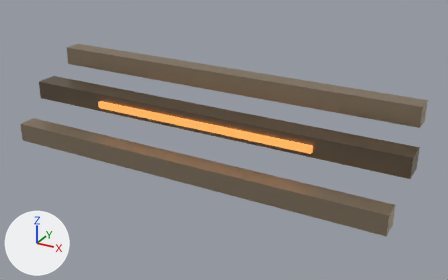
The glTF model public/assets/models/environments/refinery-pipe-rack-lod2.glb as it was, and as the next commit left it.
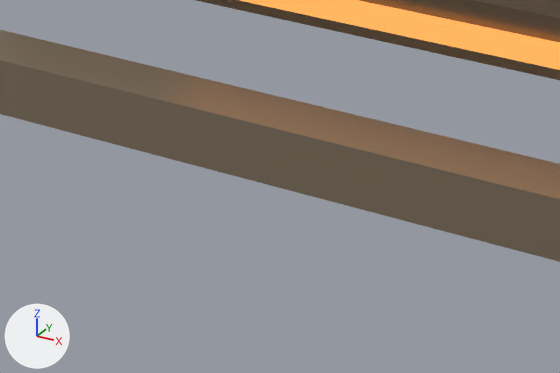
The first picture shows the older version from a camera (50 mm lens) standing at (2.7, -4.53, 3.55) and looking at (0.19, 0.03, 1.27). The close-ups show the older and then the newer version on the part from 11% to 48% of the width and 40% to 80% of the height of that picture. Only the edits that show in the close-ups are written down. The lights are fixed; the arrows at lower left show +X, +Y and +Z. Where no turn or scale is listed for an object, it has been applied to the vertices.

The older version as bpy lines, for what is in view:
```python
me_cube_0 = bpy.data.meshes.new('cube-0')
me_cube_0.from_pydata(...)  # a box spanning x -1.9..1.9, y -0.11..0.11, z -0.09..0.09
me_cube_0.materials.append(mat_refinery_structural)  # brown #817361
me_cube_1 = bpy.data.meshes.new('cube-1')
me_cube_1.from_pydata(...)  # a box spanning x -0.5..0.5, y -0.5..0.5, z -0.5..0.5
me_cube_1.materials.append(mat_refinery_shell)  # beige #a6957e
me_cube_2 = bpy.data.meshes.new('cube-2')
me_cube_2.from_pydata(...)  # a box spanning x -1.1..1.1, y -0.15..0.15, z -0.03..0.03
me_cube_2.materials.append(mat_refinery_hazard_emissive)  # orange #c28950, glowing orange #f9a250
ob_refinery_pipe_main_a = bpy.data.objects.new('refinery-pipe-main-a', me_cube_1)
ob_refinery_pipe_main_a.parent = ob_environment_root
ob_refinery_pipe_main_a.location = (0.0, -0.38, 1.12)
ob_refinery_pipe_main_a.scale = (3.7, 0.18, 0.18)
ob_refinery_pipe_rack_spine = bpy.data.objects.new('refinery-pipe-rack-spine', me_cube_0)
ob_refinery_pipe_rack_spine.location = (0.0, 0.0, 1.45)
ob_refinery_pipe_warning = bpy.data.objects.new('refinery-pipe-warning', me_cube_2)
ob_refinery_pipe_warning.location = (0.0, 0.0, 1.44)
```
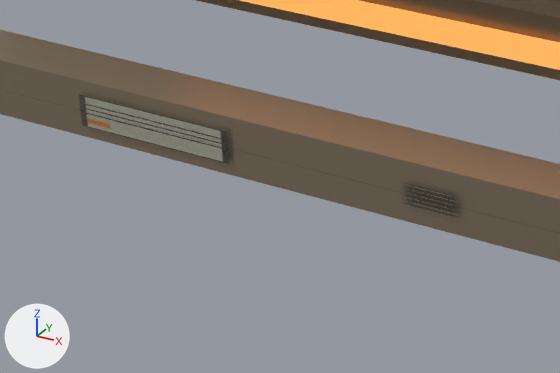
Location of each change, (x1, y1, x2, y2) in pixels of the close-ups (560 x 373 px):
'p28-b5-refinery-detail-atlas-pipeRack', added: after (79, 94, 455, 214)

What the commit changed:
Picture 'p28-b5-refinery-decal-atlas' (img_p28_b5_refinery_decal_atlas) is new.
Material 'refinery-detail-atlas' (mat_refinery_detail_atlas) is new.
Uses the picture img_p28_b5_refinery_decal_atlas.
Mesh me_p28_b5_refinery_detail_atlas is new.
It has 12 vertices, 6 faces and spans x -1.48..1.48, y -0.48, z 1.01..1.23.
It uses material mat_refinery_detail_atlas.
Object 'p28-b5-refinery-detail-atlas-pipeRack' (ob_p28_b5_refinery_detail_atlas_piperack) is new; it shows me_p28_b5_refinery_detail_atlas.
Its location is (0.0, 0.0, 0.0).
